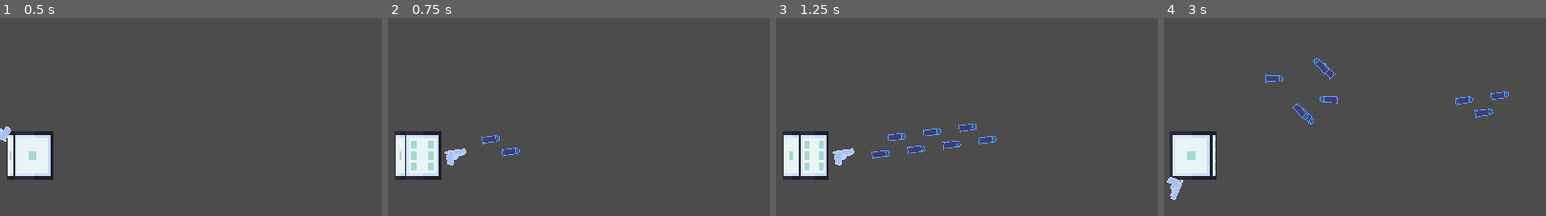
Above: before the commit, frames 1-4 (left to right).
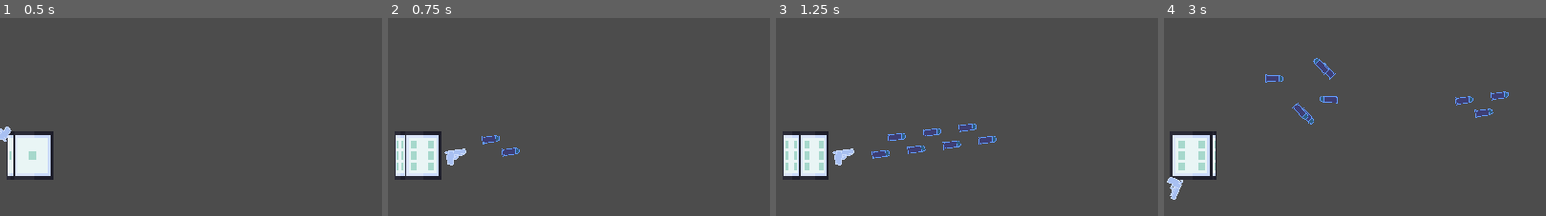
Above: after the commit, the same moments.

Repository: Cooljawty/The_Cube_Game-GMTK-Jam-2022-
Game: Godot game, scene res://World.tscn
Same seed, same stepped clock (60 frames per second), same inputs: the game is played once before the commit and once after it.
Inputs (mouse positions are % of the whole screen's width and height, from its top left):
- Up to frame 1 (0.5 s): no input
- Up to frame 2 (0.75 s): tap Enter at 0.5 s; move the mouse to (72, 51) at 0.52 s; press the mouse at (72, 51) at 0.53 s; hold D (Right) from 0.53 s (still down)
- Up to frame 3 (1.25 s): keep holding D (Right)
- Up to frame 4 (3 s): move the mouse to (30, 62) at 1.27 s; release D (Right) at 1.28 s; release the mouse at (30, 62) at 1.28 s; hold S (Down) 1.28-2.03 s; click (30, 62) at 1.35 s; move the mouse to (60, 31) at 2.02 s; press the mouse at (60, 31) at 2.03 s; hold D (Right) 2.03-2.78 s; move the mouse to (45, 79) at 2.77 s; release the mouse at (45, 79) at 2.78 s; hold W (Up) from 2.78 s (still down); click (45, 79) at 2.85 s
The pictures show only the part of the screen within x 46-96%, y 22-71%; the shares and areas given below are measured in that part.

Frame 1 is identical in both runs. In frame 2, 0.1% of the frame differs, in the area x 2-4%, y 62-77%; in frame 3, 0.2%; in frame 4, 0.5%, in the area x 3-11%, y 62-77%.

Commit message:
nothing inportant

Diff:
--- a/Enemy.gd
+++ b/Enemy.gd
@@ -20,7 +20,7 @@
 func Damage_received(Damage, Gun_type):
 	helth -= Damage
 	if Last_spliter == 0:
-		if Last_damage_type == Gun_type or (Last_damage_type == 0 and not Last_damage_type_2 != 0):
+		if Last_damage_type == Gun_type or (Last_damage_type == 0 and Last_damage_type_2 != 0):
 			Last_damage_data_save(Damage, Gun_type)
 		elif Last_damage_type_2 == Gun_type or Last_damage_type_2 == 0:
 			Last_damage_data_save_2(Damage, Gun_type)
@@ -45,6 +45,7 @@
 		if get_node("/root/Global").Combo_komponent_1.has(Last_major_damage) and get_node("/root/Global").Combo_komponent_2.has(Gun_type):
 			Last_major_damage = 0
 			helth -= 12
+			print("cghcgh")
 		else:
 			Last_major_damage = Last_damage_type
 		Last_damage_type = 0
--- a/Player/Player.gd
+++ b/Player/Player.gd
@@ -163,6 +163,7 @@
 		Rotation_ -= 4
 
 	get_child(0).texture = Sides[Face - 1]
+	get_child(1).texture = Sides[Face - 1]
 
 
 
--- a/Player/Player.tscn
+++ b/Player/Player.tscn
@@ -33,5 +33,6 @@
 current = true
 
 [node name="spawn" type="Timer" parent="."]
+autostart = true
 
 [connection signal="timeout" from="spawn" to="." method="_on_spawn_timeout"]
